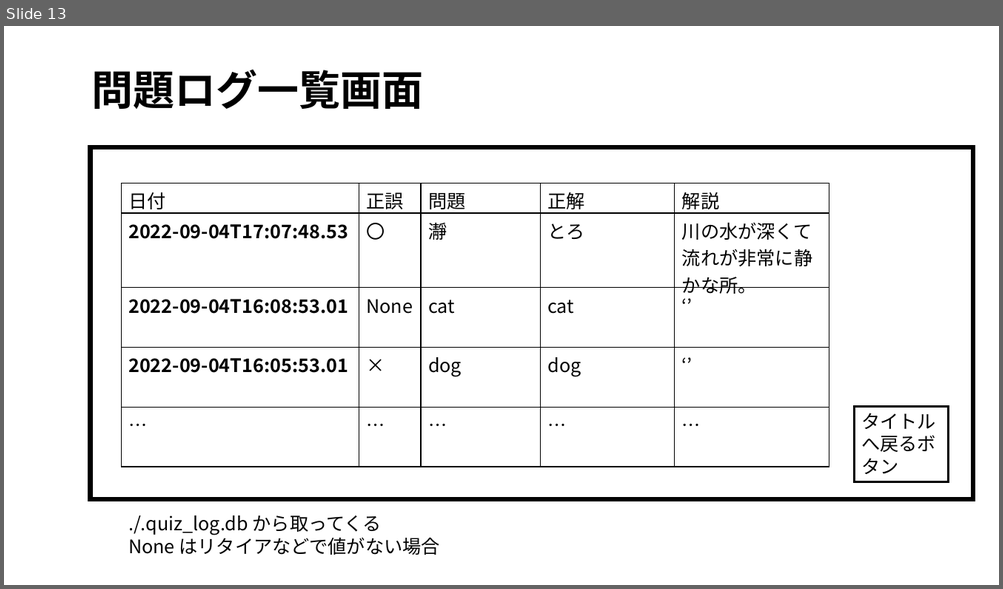
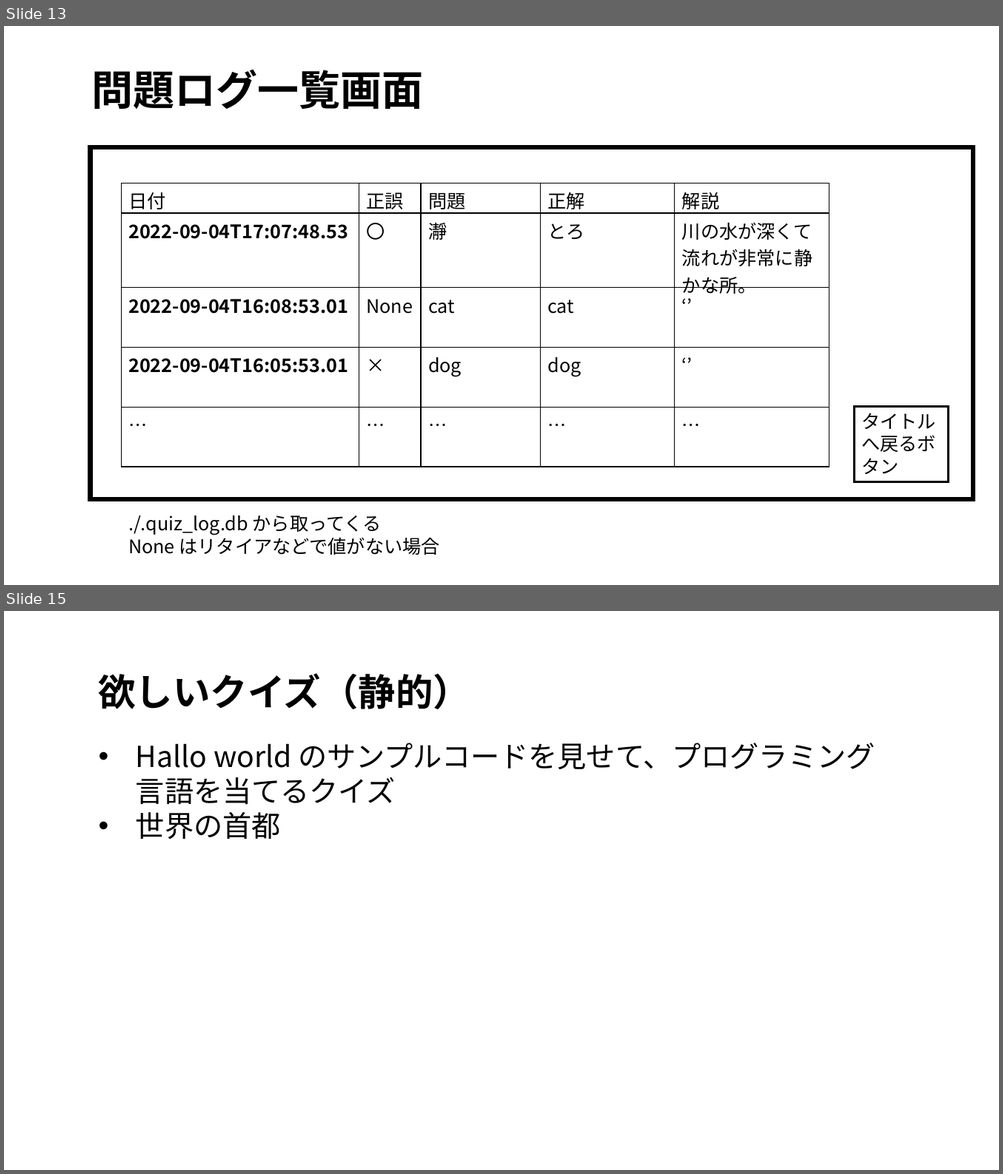
Before and after one commit to tanakai0/stdlib_py_typist, a slide deck: design.pptx. Shown one above the other, each under a label of ours: slide 13 before the commit, slides 13 and 15 after it; the slides between them are not shown. The pictures are 1003x589 and 1003x1174 pixels, drawn with LibreOffice and Linux fonts; fonts in the diff are those of the drawing. Boxes give left, top, right and bottom in pixels: in the first picture for what was removed or moved away, otherwise in the second. Text is boxed around its words. In the diff, an @@ line names an element or a change of style, - is before the commit and + after.

```diff
--- a/design.pptx
+++ b/design.pptx
@@ slide 15 added at [4, 611, 999, 1170], background #FFFFFF @@
@@ text added at [98, 673, 469, 709], 36 pt, text #000000, bold @@
+欲しいクイズ（静的）
@@ text added at [136, 743, 874, 839], 28 pt, text #000000 @@
+• Hallo world のサンプルコードを見せて、プログラミング言語を当てるクイズ
+• 世界の首都
```
Also in this commit, not shown: 1 slide changed, 2 other slides added.
